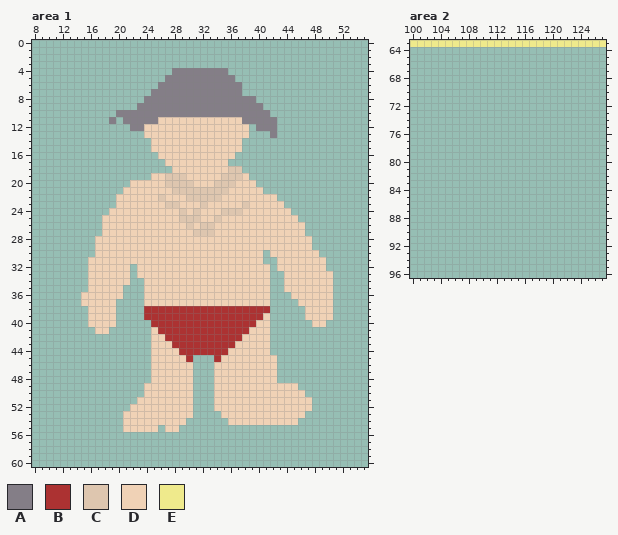
A pixel-art file gets an edit: assets/ld50.aseprite. This is how it looked before the edit.
512x512 pixels, 1 frame. Colours within 5 levels of each other are drawn and written as one. Shown: area 1: x 8..55, y 0..60; area 2: x 100..127, y 63..96. The commit also changed other parts of the picture, which this record leaves out.
Palette (. is transparent): A #847e87  B #ac3232  C #dec6af  D #f0d2b6  E #efea8c
Pixels before, area 1 (only the part around the change), first column x 8:
 0 ................................................
 1 ................................................
 2 ................................................
 3 ................................................
 4 ....................AAAAAAAA....................
 5 ...................AAAAAAAAAA...................
 6 ..................AAAAAAAAAAAA..................
 7 .................AAAAAAAAAAAAA..................
 8 ................AAAAAAAAAAAAAAAA................
 9 ...............AAAAAAAAAAAAAAAAAA...............
10 ............AAAAAAAAAAAAAAAAAAAAAA..............
11 ...........A.AAAAADDDDDDDDDDDDAAAAA.............
12 ..............AADDDDDDDDDDDDDDD.AAA.............
13 ................DDDDDDDDDDDDDDD...A.............
14 .................DDDDDDDDDDDDD..................
15 .................DDDDDDDDDDDDD..................
16 ..................DDDDDDDDDDD...................
17 ...................DDDDDDDDD....................
18 ....................DDDDDDDDCC..................
19 .................DDCCCDDDDDCCCD.................
20 ..............DDDDDCCCCDDDCCCDDD................
21 .............DDDDDDDCCCCCCCCDDDDD...............
22 ............DDDDDDCDDDCCCCCDDDDDDDD.............
23 ............DDDDDDDCCDDDCDDDDDCDDDDD............
24 ...........DDDDDDDDDDCDCDDDCCCDDDDDDD...........
25 ..........DDDDDDDDDDDCCCDDCDDDDDDDDDDD..........
26 ..........DDDDDDDDDDDDCDCCDDDDDDDDDDDDD.........
27 ..........DDDDDDDDDDDDDCCCDDDDDDDDDDDDD.........
28 .........DDDDDDDDDDDDDDDDDDDDDDDDDDDDDDD........
29 .........DDDDDDDDDDDDDDDDDDDDDDDDDDDDDDD........
30 .........DDDDDDDDDDDDDDDDDDDDDDDD.DDDDDDD.......
31 ........DDDDDDDDDDDDDDDDDDDDDDDDD..DDDDDDD......
32 ........DDDDDD.DDDDDDDDDDDDDDDDDDD.DDDDDDD......
33 ........DDDDDD.DDDDDDDDDDDDDDDDDDD..DDDDDDD.....
34 ........DDDDDD..DDDDDDDDDDDDDDDDDD..DDDDDDD.....
35 ........DDDDD...DDDDDDDDDDDDDDDDDD..DDDDDDD.....
36 .......DDDDDD...DDDDDDDDDDDDDDDDDD...DDDDDD.....
37 .......DDDDD....DDDDDDDDDDDDDDDDDD....DDDDD.....
38 ........DDDD....BBBBBBBBBBBBBBBBBB.....DDDD.....
39 ........DDDD....BBBBBBBBBBBBBBBBBD.....DDDD.....
40 ........DDDD.....BBBBBBBBBBBBBBBDD......DD......
41 .........DD......DBBBBBBBBBBBBBDDD..............
42 .................DDBBBBBBBBBBBDDDD..............
43 .................DDDBBBBBBBBBDDDDD..............
44 .................DDDDBBBBBBBDDDDDD..............
45 .................DDDDDB...BDDDDDDDD.............
46 .................DDDDDD...DDDDDDDDD.............
47 .................DDDDDD...DDDDDDDDD.............
48 .................DDDDDD...DDDDDDDDD.............
49 ................DDDDDDD...DDDDDDDDDDDD..........
50 ................DDDDDDD...DDDDDDDDDDDDD.........
51 ...............DDDDDDDD...DDDDDDDDDDDDDD........
52 ..............DDDDDDDDD...DDDDDDDDDDDDDD........
53 .............DDDDDDDDDD....DDDDDDDDDDDD.........
54 .............DDDDDDDDD......DDDDDDDDDD..........
55 .............DDDDD.DD...........................
56 ................................................
57 ................................................
58 ................................................
59 ................................................
60 ................................................
Pixels before, area 2, first column x 100:
63 EEEEEEEEEEEEEEEEEEEEEEEEEEEE
The result:
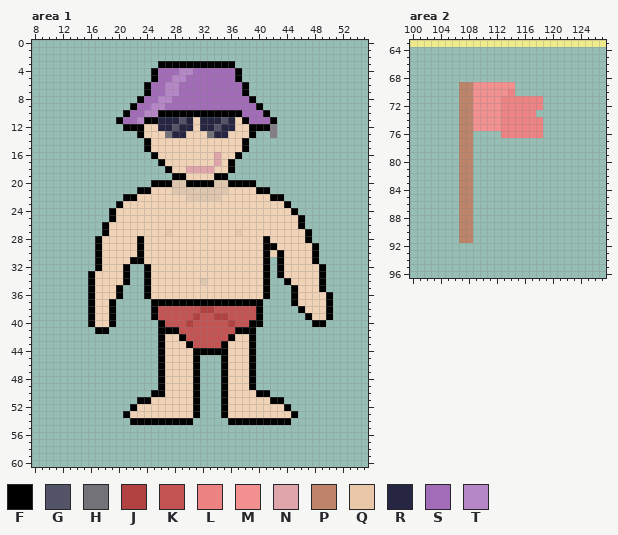
Colours new in this view: F #000000  G #545468  H #727278  J #b24242  K #c45353  L #ed8383  M #f39191  N #e0a5aa  P #bd8469  Q #e8c8a9  R #262643  S #a36cb8  T #b587c7
The exact change:
Area 1:
y 3: x 26..36 ........... -> FFFFFFFFFFF
y 4: x 25..37 ...AAAAAAAA.. -> FSSSTTSSSSSSF
y 5: x 25..37 ..AAAAAAAAAA. -> FSSTTSSSSSSSF
y 6: x 24..38 ..AAAAAAAAAAAA. -> FSSTTSSSSSSSSSF
y 7: x 24..38 .AAAAAAAAAAAAA. -> FSSTTSSSSSSSSSF
y 8: x 23..39 .AAAAAAAAAAAAAAAA -> FSSTTSSSSSSSSSSSF
y 9: x 22..40 .AAAAAAAAAAAAAAAAAA -> FSSTTSSSSSSSSSSSSSF
y 10: x 20..41 AAAAAAAAAAAAAAAAAAAAAA -> .FSSTTFFFFFFFFFFFFSSSF
y 11: x 19..30 A.AAAAADDDDD -> .FSSTFFRRRGR; x 32..36 DDDDD -> RRRGR; x 38..42 AAAAA -> FSSSF
y 12: x 21..23 .AA -> FFF; x 26..30 DDDDD -> RRGRR; x 32..36 DDDDD -> RRGRR; x 39..41 .AA -> FFF
y 13: x 23 . -> F; x 27..29 DDD -> HRR; x 33..35 DDD -> HRR; x 39 . -> F
y 14..15: x 24 . -> F; x 38 . -> F
y 16: x 25 . -> F; x 34 D -> N; x 37 . -> F
y 17: x 26 . -> F; x 34 D -> N; x 36 . -> F
y 18: x 27 . -> F; x 30..33 DDDD -> NNNN; x 36..37 CC -> F.
y 19: x 25..29 DDCCC -> ...FF; x 34..38 DCCCD -> FF...
y 20: x 22..27 DDDDDC -> ...FFF; x 30..33 CDDD -> FFFF; x 36..39 CDDD -> FFFF
y 21: x 21..24 DDDD -> ..FF; x 40..41 D. -> FF
y 22: x 20..22 DDD -> .FF; x 26 C -> D; x 42..43 D. -> FF
y 23: x 20 D -> F; x 27..28 CC -> DD; x 32 C -> D; x 38 C -> D; x 44 . -> F
y 24: x 19 D -> F; x 29 C -> D; x 31 C -> D; x 35..37 CCC -> DDD; x 45 . -> F
y 25: x 18..19 DD -> .F; x 29..31 CCC -> DDD; x 34 C -> D; x 46 . -> F
y 26: x 18 D -> F; x 30 C -> D; x 32..33 CC -> DD; x 46 D -> F
y 27: x 18 D -> F; x 27 D -> Q; x 31..33 CCC -> DDD; x 37 D -> Q; x 47 . -> F
y 28: x 17 D -> F; x 23 D -> F; x 41 D -> F; x 47 D -> F
y 29: x 17 D -> F; x 23 D -> F; x 41..42 DD -> FF; x 48 . -> F
y 30: x 17 D -> F; x 23 D -> F; x 41 . -> F; x 43 D -> F; x 48 D -> F
y 31: x 16..17 DD -> .F; x 22..23 DD -> FF; x 41 . -> F; x 43 D -> F; x 48..49 DD -> F.
y 32: x 16..17 DD -> .F; x 21 D -> F; x 23..24 DD -> .F; x 41 D -> F; x 43 D -> F; x 49 D -> F
y 33: x 16 D -> F; x 21 D -> F; x 23..24 DD -> .F; x 41 D -> F; x 43 . -> F; x 49..50 DD -> F.
y 34: x 16 D -> F; x 21 D -> F; x 24 D -> F; x 32 D -> C; x 41 D -> F; x 44 D -> F; x 49..50 DD -> F.
y 35: x 16 D -> F; x 20 D -> F; x 24 D -> F; x 41 D -> F; x 44..45 DD -> .F; x 49..50 DD -> F.
y 36: x 15..16 DD -> .F; x 20 D -> F; x 24 D -> F; x 41 D -> F; x 45 D -> F; x 50 D -> F
y 37: x 15..16 DD -> .F; x 19 D -> F; x 24..41 DDDDDDDDDDDDDDDDDD -> .FFFFFFFFFFFFFFFF.; x 45 . -> F; x 50 D -> F
y 38: x 16 D -> F; x 19 D -> F; x 24..41 BBBBBBBBBBBBBBBBBB -> .FKKKKKKJJKKKKKKF.; x 46 . -> F; x 50 D -> F
y 39: x 16 D -> F; x 19 D -> F; x 24..41 BBBBBBBBBBBBBBBBBD -> .FKKKKKJKKJJKKKKF.; x 47 D -> F; x 50 D -> F
y 40: x 16 D -> F; x 19 D -> F; x 25..41 BBBBBBBBBBBBBBBDD -> .FKKKJKKKKKJKKFF.; x 48..49 DD -> FF
y 41: x 17..18 DD -> FF; x 25..41 DBBBBBBBBBBBBBDDD -> .FFFKKKKKKKKFFF..
y 42: x 25..37 DDBBBBBBBBBBB -> .FDDFKKKKKKFD; x 39..41 DDD -> F..
y 43: x 25..26 DD -> .F; x 28..36 BBBBBBBBB -> DDFKKKKFD; x 39..41 DDD -> F..
y 44: x 25..26 DD -> .F; x 29..35 BBBBBBB -> DDFFFFF; x 39..41 DDD -> F..
y 45: x 25..26 DD -> .F; x 30..31 B. -> DF; x 34..35 BD -> .F; x 39..42 DDDD -> F...
y 46..48: x 25..26 DD -> .F; x 31 . -> F; x 34..35 DD -> .F; x 39..42 DDDD -> F...
y 49: x 24..26 DDD -> ..F; x 31 . -> F; x 34..35 DD -> .F; x 39..45 DDDDDDD -> F......
y 50: x 24..26 DDD -> .FF; x 31 . -> F; x 34..35 DD -> .F; x 40..46 DDDDDDD -> FF.....
y 51: x 23..24 DD -> FF; x 31 . -> F; x 34..35 DD -> .F; x 42..47 DDDDDD -> FF....
y 52: x 22 D -> F; x 31 . -> F; x 34..35 DD -> .F; x 44..47 DDDD -> F...
y 53: x 21 D -> F; x 31 . -> F; x 35 D -> F; x 45..46 DD -> F.
y 54: x 21..30 DDDDDDDDD. -> .FFFFFFFFF; x 36..45 DDDDDDDDDD -> FFFFFFFFF.
y 55: x 21..25 DDDDD -> .....; x 27..28 DD -> ..
Area 2:
y 69: x 107..114 ........ -> PPMMMMMM
y 70: x 107..114 ........ -> PPMMMMML
y 71..72: x 107..118 ............ -> PPMMMMLLLLLL
y 73: x 107..117 ........... -> PPMMMMLLLLL
y 74..75: x 107..118 ............ -> PPMMMMLLLLLL
y 76: x 107..108 .. -> PP; x 113..118 ...... -> LLLLLL
y 77..91: x 107..108 .. -> PP
Changed places in both pictures, as pixel boxes (x1, y1, x2, y2):
changed: (81, 61, 333, 432)
added: (459, 82, 543, 243)
